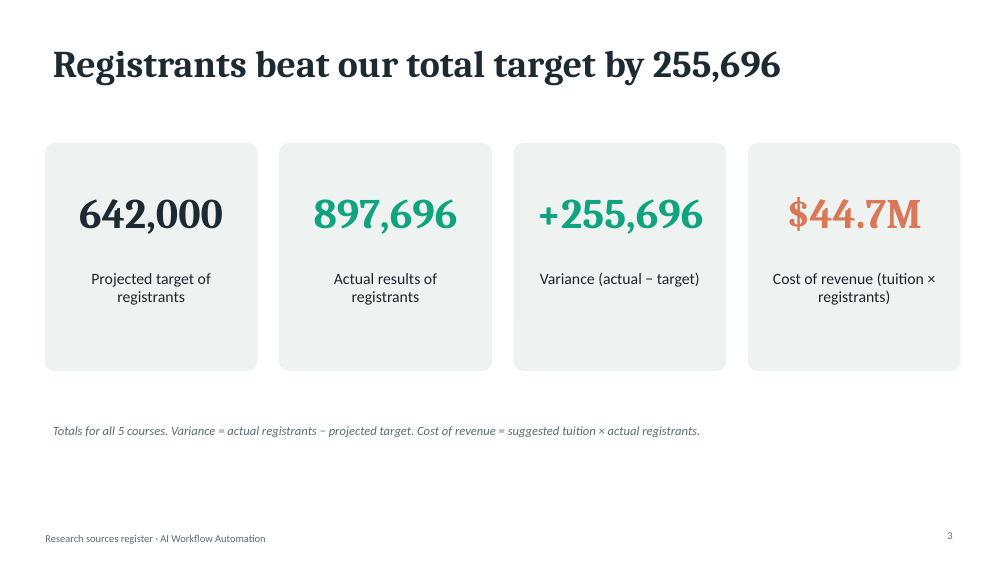
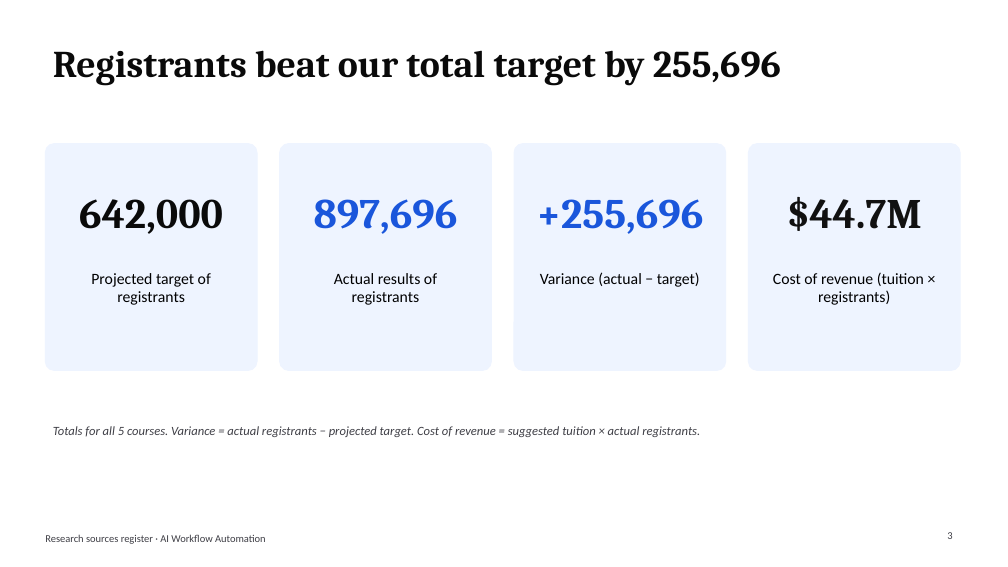
Before and after one commit to BadboyVee/BlackHoleeee, a slide deck: slide 3 of research-register/ChatGPT_Claude_Courses_Presentation.pptx. Drawn at 1008x567 pixels with LibreOffice and Linux fonts; fonts in the diff are those of the drawing. Boxes give left, top, right and bottom in pixels: in the first picture for what was removed or moved away, otherwise in the second. Text is boxed around its words. In the diff, an @@ line names an element or a change of style, - is before the commit and + after.

```diff
--- a/research-register/ChatGPT_Claude_Courses_Presentation.pptx
+++ b/research-register/ChatGPT_Claude_Courses_Presentation.pptx
@@ title "Registrants beat our total target ..." at bbox=[53, 50, 781, 86]: text colour #1E2A32 to #0A0A0A @@
@@ fill #EEF3F1 to #EEF4FF; outline #EEF3F1 1 pt to #EEF4FF 1 pt in 4 elements at bbox=[45, 144, 257, 371], bbox=[280, 144, 492, 371], bbox=[514, 144, 726, 371], bbox=[749, 144, 960, 371] @@
@@ text "642,000" at bbox=[79, 199, 223, 234]: text colour #1E2A32 to #0A0A0A @@
@@ text "897,696" at bbox=[314, 199, 458, 234]: text colour #10A37F to #1A56DB @@
@@ text "+255,696" at bbox=[536, 199, 703, 234]: text colour #10A37F to #1A56DB @@
@@ text "$44.7M" at bbox=[787, 197, 922, 231]: text colour #D97757 to #111111 @@
@@ text colour #1F2328 to #000000 in 4 elements at bbox=[91, 273, 211, 305], bbox=[334, 273, 437, 305], bbox=[540, 272, 700, 287], bbox=[773, 272, 924, 305] @@
@@ text colour #5B6B73 to #3F3F46 in 3 elements at bbox=[53, 426, 700, 437], bbox=[947, 532, 952, 539], bbox=[45, 534, 266, 544] @@
```
Also in this commit, not shown: 5 other slides changed, 3 other files.
